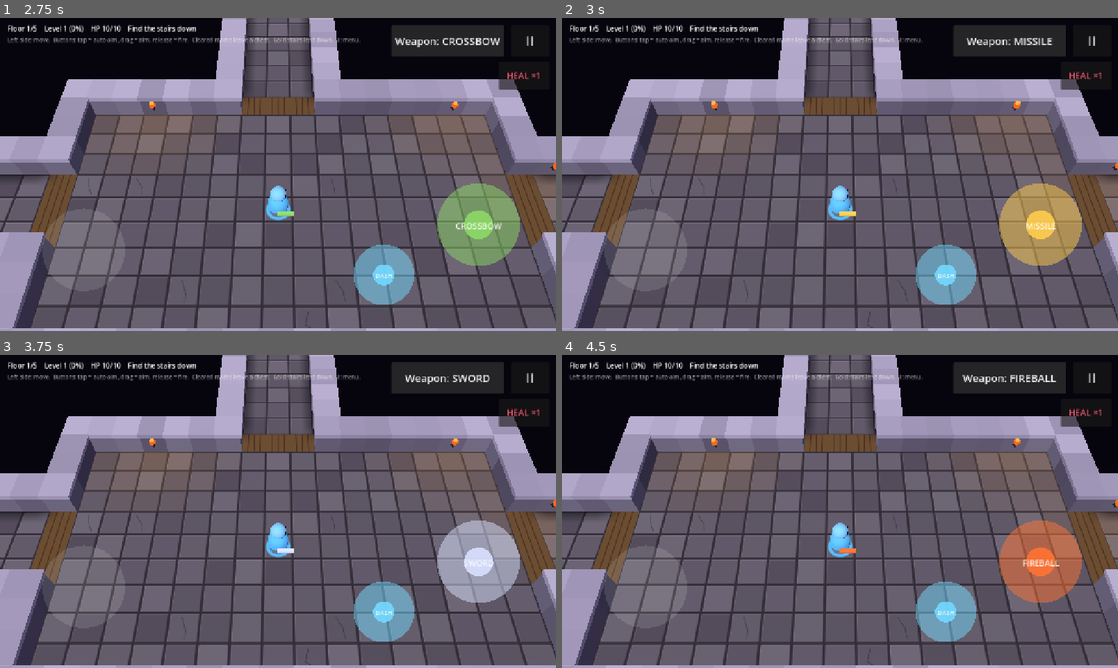
Above: before the commit, frames 1-4 (two rows, left to right).
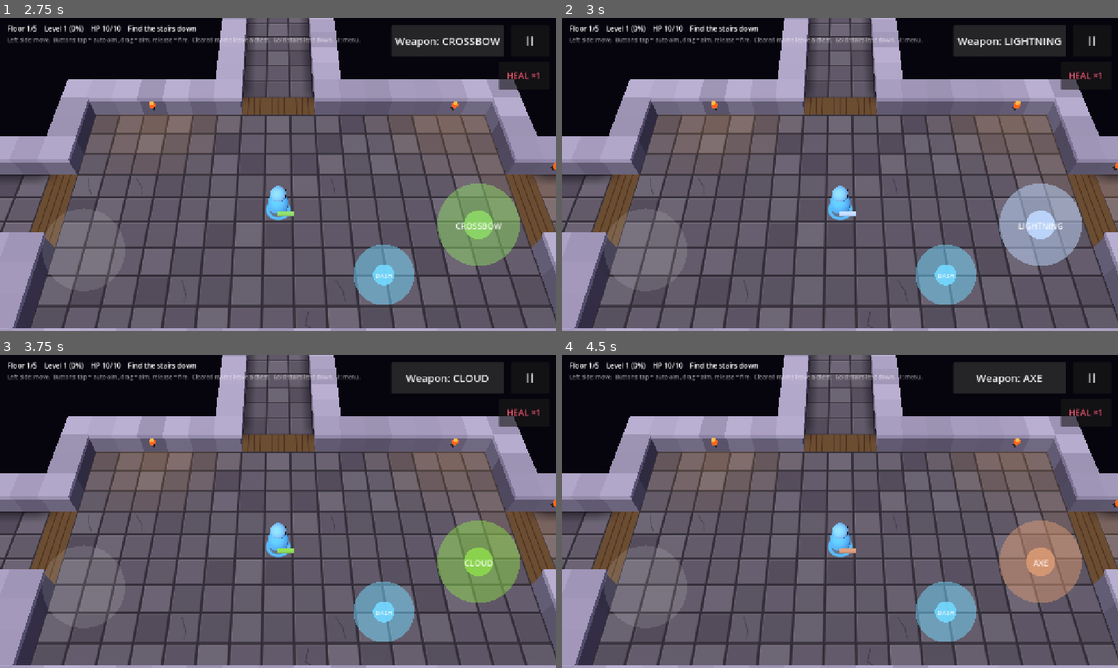
Above: after the commit, the same moments.

Repository: Zenb0t/toto
Game: Godot game, scene res://scenes/main.tscn
The game is run twice, just before and just after one commit, with the same random seed, the same clock (stepped at 60 frames per second) and the same inputs.
Inputs:
- Up to frame 1 (2.75 s): click "Weapon: MISSILE" at 0.5 s; click "Weapon: SWORD" at 1.25 s; click "Weapon: FIREBALL" at 2 s
- Up to frame 2 (3 s): click "Weapon: CROSSBOW" at 2.75 s
- Up to frame 3 (3.75 s): click "Weapon: MISSILE" (after the commit: "Weapon: LIGHTNING") at 3.5 s
- Up to frame 4 (4.5 s): click "Weapon: SWORD" (after the commit: "Weapon: CLOUD") at 4.25 s

Frame 1 is identical in both runs. In frame 2, 3.4% of the frame differs, in the area x 49-94%, y 6-80%; in frame 3, 3.4%; in frame 4, 3.4%.

Commit message:
Brawl Stars mechanics as Dungeon Crawl gear
Weapons: Lightning Bolt (pierces every enemy in its line and bounces off a
wall, like Rico), Mephitic Cloud (lobbed, leaves a lingering poison cloud,
like Emz) and Battleaxe (a long wind-up and a wide, crushing sweep, like
Frank). Utility: Lesser Beckoning (drags the first enemy it hits to where
it was cast and interrupts its attack, like Gene). Shots gain piercing,
bouncing, clouds and pulls; the projectile carries them out.

New monsters carry them: necromancers (human, Mephitic Cloud) and deep elf
mages (Lightning Bolt); ogres swing battleaxes. Lightning's range stays
inside sight, so nothing hits from the dark.

Co-Authored-By: Claude Opus 5.5 <noreply@anthropic.com>
Claude-Session: https://claude.ai/code/session_015ZGKCCJdA1nx2f1Xhpqp12

Diff:
--- a/scripts/actors/enemy.gd
+++ b/scripts/actors/enemy.gd
@@ -32,6 +32,9 @@
 const REPATH_SECONDS := 0.4
 ## How close to a path point counts as reaching it, in pixels.
 const WAYPOINT_REACHED := 6.0
+## How fast a pulled enemy is dragged, and how far from the pull's point it stops.
+const PULL_SPEED := 900.0
+const PULL_STOP_GAP := 8.0
 
 var health := Health.new(DEFAULT_MAX_HEALTH)
 ## What kind of monster this is. Set with become() before it joins the world.
@@ -51,6 +54,8 @@
 var _strafe_sign := 1.0
 var _path := PackedVector2Array()
 var _repath_left := 0.0
+var _pull_velocity := Vector2.ZERO
+var _pull_time_left := 0.0
 var _slow_multiplier := 1.0
 var _slow_time_left := 0.0
 
@@ -106,8 +111,26 @@
 	return _slow_time_left > 0.0
 
 
+## Drags the enemy to just short of a point (Lesser Beckoning), cancelling the attack it was winding up.
+func pull_toward(point: Vector2) -> void:
+	var stop := point + point.direction_to(global_position) * (body_radius() + Player.RADIUS + PULL_STOP_GAP)
+	var travel := stop - global_position
+	_pull_velocity = travel.normalized() * PULL_SPEED
+	_pull_time_left = travel.length() / PULL_SPEED
+	_wielder.interrupt()
+
+
+func is_being_pulled() -> bool:
+	return _pull_time_left > 0.0
+
+
 func _physics_process(delta: float) -> void:
 	_slow_time_left = maxf(_slow_time_left - delta, 0.0)
+	if is_being_pulled():
+		_pull_time_left -= delta
+		velocity = _pull_velocity
+		move_and_slide()
+		return
 	# A slowed enemy's own clock runs slow: it moves, winds up and recovers at a fraction of its pace.
 	var pace := _slow_multiplier if is_slowed() else 1.0
 	_release(_wielder.advance(delta * pace, global_position))
--- a/scripts/actors/player.gd
+++ b/scripts/actors/player.gd
@@ -172,8 +172,11 @@
 	health.heal(effect.heal_amount)
 	if effect.blink_offset != Vector2.ZERO:
 		move_and_collide(effect.blink_offset)
+	# What a utility lets out starts at its user; shots, like a weapon's, just in front of the body.
 	for attack: Variant in effect.attacks:
 		attack.origin = global_position
+		if attack is Shot:
+			attack.origin += attack.direction * Weapon.MUZZLE_DISTANCE
 	_release(effect.attacks)
 	if effect.haste_seconds > 0.0:
 		_haste_multiplier = effect.haste_multiplier
--- /dev/null
+++ b/scripts/actors/poison_cloud.gd
@@ -0,0 +1,50 @@
+class_name PoisonCloud
+extends Node2D
+## A lingering cloud of poison (Dungeon Crawl's Mephitic Cloud): every foe inside it takes damage at
+## intervals until it dissipates. The player's clouds hurt enemies; enemies' clouds hurt the player.
+
+const TICK_SECONDS := 0.6
+const COLOR := Color(0.55, 0.85, 0.3)
+const PUFFS := 7
+
+var _radius: float
+var _damage: int
+var _seconds: float
+var _hurts_player: bool
+var _elapsed := 0.0
+var _until_tick := 0.0
+
+
+func _init(radius: float, damage: int, seconds: float, hurts_player: bool) -> void:
+	_radius = radius
+	_damage = damage
+	_seconds = seconds
+	_hurts_player = hurts_player
+
+
+func _physics_process(delta: float) -> void:
+	_elapsed += delta
+	_until_tick -= delta
+	if _until_tick <= 0.0:
+		_until_tick = TICK_SECONDS
+		_hurt_foes_inside()
+	if _elapsed >= _seconds:
+		queue_free()
+	queue_redraw()
+
+
+func _hurt_foes_inside() -> void:
+	var foes := Player.GROUP if _hurts_player else Enemy.GROUP
+	for foe: Node2D in get_tree().get_nodes_in_group(foes):
+		if HitShapes.in_circle(global_position, _radius + foe.body_radius(), foe.global_position):
+			foe.take_damage(_damage)
+
+
+## Puffs that drift around the middle and thin out as the cloud dissipates.
+func _draw() -> void:
+	var left := clampf(1.0 - _elapsed / _seconds, 0.0, 1.0)
+	draw_circle(Vector2.ZERO, _radius, Color(COLOR, 0.18 * left))
+	for i in PUFFS:
+		var angle := TAU * i / PUFFS + _elapsed * 0.6
+		var center := Vector2.from_angle(angle) * _radius * (0.45 + 0.1 * sin(_elapsed * 2.0 + i))
+		draw_circle(center, _radius * 0.42, Color(COLOR, 0.16 * left))
--- a/scripts/actors/projectile.gd
+++ b/scripts/actors/projectile.gd
@@ -2,7 +2,9 @@
 extends Area2D
 ## Flies a Shot straight until it hits something or runs out of range.
 ## A plain shot damages what it hits; an explosive shot bursts into an Explosion instead.
-## A lobbed shot arcs over everything and bursts where it lands.
+## A lobbed shot arcs over everything and bursts (or leaves its poison cloud) where it lands.
+## A piercing shot passes through foes, hitting each once; a bouncing one glances off walls; a pulling one
+## drags the first foe it hits back to where it was fired from.
 ## On the 2D plane (the floor) it draws only its shadow; the 3D view draws the shot itself, height() up.
 
 ## How high a lob arcs, relative to how far it travels, and never higher than LOB_MAX_HEIGHT.
@@ -17,6 +19,9 @@
 var _shot: Shot
 var _time_left := 0.0
 var _spent := false
+var _bounces_left := 0
+var _last_step := Vector2.ZERO
+var _already_hit := {}  # foe instance id -> true
 
 
 func _ready() -> void:
@@ -28,6 +33,7 @@
 	_shot = shot
 	position = shot.origin
 	_time_left = shot.lifetime()
+	_bounces_left = shot.bounces
 	if shot.lobbed:
 		collision_mask = 0
 	else:
@@ -44,7 +50,8 @@
 
 
 func _physics_process(delta: float) -> void:
-	position += _shot.direction * _shot.speed * delta
+	_last_step = _shot.direction * _shot.speed * delta
+	position += _last_step
 	_time_left -= delta
 	if _time_left <= 0.0:
 		_finish()
@@ -65,9 +72,33 @@
 
 
 func _on_body_entered(body: Node2D) -> void:
-	if not _shot.explodes() and body.has_method("take_damage"):
+	if not body.has_method("take_damage"):
+		_hit_wall()
+		return
+	if _spent or _already_hit.has(body.get_instance_id()):
+		return
+	_already_hit[body.get_instance_id()] = true
+	if _shot.pulls and body.has_method("pull_toward"):
+		body.pull_toward(_shot.origin)
+	elif not _shot.explodes():
 		body.take_damage(_shot.damage)
-	_finish()
+	if not _shot.pierces:
+		_finish()
+
+
+## Glances off the wall while it has bounces left, otherwise stops there.
+func _hit_wall() -> void:
+	if _bounces_left <= 0:
+		_finish()
+		return
+	var query := PhysicsRayQueryParameters2D.create(
+		global_position - _last_step * 2.0, global_position + _shot.direction * _shot.size * 2.0, WALL_LAYER_BIT)
+	var contact := get_world_2d().direct_space_state.intersect_ray(query)
+	var normal: Vector2 = contact.normal if not contact.is_empty() else -_shot.direction
+	_bounces_left -= 1
+	_shot.direction = _shot.direction.bounce(normal).normalized()
+	if not contact.is_empty():
+		global_position = contact.position + normal * (_shot.size + 2.0)
 
 
 ## A shot can touch a wall and an enemy in the same frame: only the first contact counts.
@@ -79,4 +110,8 @@
 		var explosion := Explosion.new(_shot.blast_radius, _shot.damage, _shot.color)
 		explosion.position = position
 		get_parent().add_child.call_deferred(explosion)
+	if _shot.leaves_cloud():
+		var cloud := PoisonCloud.new(_shot.cloud_radius, _shot.damage, _shot.cloud_seconds, _shot.hurts_player)
+		cloud.position = position
+		get_parent().add_child.call_deferred(cloud)
 	queue_free()
--- a/scripts/combat/shot.gd
+++ b/scripts/combat/shot.gd
@@ -16,6 +16,15 @@
 var lobbed := false
 ## Enemies' shots hurt the player; the player's hurt enemies. (A blast hurts everyone either way.)
 var hurts_player := false
+## A piercing shot passes through whoever it hits (hitting each once) and only stops at walls.
+var pierces := false
+## How many times the shot bounces off walls before it stops.
+var bounces := 0
+## Above zero, where the shot ends a poison cloud lingers for this long (see PoisonCloud).
+var cloud_seconds := 0.0
+var cloud_radius := 0.0
+## A pulling shot drags the first foe it hits back to where it was fired from.
+var pulls := false
 var size := DEFAULT_SIZE
 var color := DEFAULT_COLOR
 
@@ -35,3 +44,7 @@
 
 func explodes() -> bool:
 	return blast_radius > 0.0
+
+
+func leaves_cloud() -> bool:
+	return cloud_seconds > 0.0
--- a/scripts/combat/wielder.gd
+++ b/scripts/combat/wielder.gd
@@ -51,6 +51,12 @@
 	return weapon.attacks(origin, _direction, _aim_distance)
 
 
+## Cancels an attack being wound up (being yanked off your feet does that). The cooldown stays spent.
+func interrupt() -> void:
+	_winding_up = false
+	_target = null
+
+
 func is_winding_up() -> bool:
 	return _winding_up
 
--- a/scripts/dungeon/dungeon_map_parser.gd
+++ b/scripts/dungeon/dungeon_map_parser.gd
@@ -5,7 +5,8 @@
 ##   P  player spawn (on floor)     >  exit (on floor; optional)     *  an item lying on the floor
 ##   ~  deep water (blocks walking, not sight or shots)     L  lava (walkable, burns)
 ##   Enemy spawns (on floor), by monster (see Bestiary):  k kobold  g goblin  a goblin archer  s bandit
-##   w apprentice  c crossbowman  f pyromancer  o orc  W orc wizard  d dwarf  O ogre
+##   w apprentice  c crossbowman  f pyromancer  n necromancer  o orc  W orc wizard  d dwarf
+##   e deep elf mage  O ogre
 
 const WALL := "#"
 const FLOOR := "."
--- a/scripts/dungeon/generation/dungeon_difficulty.gd
+++ b/scripts/dungeon/generation/dungeon_difficulty.gd
@@ -15,11 +15,11 @@
 	["k", "k", "g", "s"],
 	["k", "g", "a", "s", "w"],
 	["g", "a", "s", "w", "c", "o"],
-	["s", "c", "a", "o", "o", "f"],
-	["o", "c", "f", "W", "d"],
-	["o", "W", "d", "d", "f", "c"],
-	["o", "W", "d", "O", "f"],
-	["W", "d", "O", "O", "o"],
+	["s", "c", "a", "o", "o", "f", "n"],
+	["o", "c", "f", "W", "d", "n"],
+	["o", "W", "d", "d", "e", "n"],
+	["o", "W", "d", "O", "e"],
+	["W", "d", "O", "O", "e", "o"],
 ]
 
 
--- /dev/null
+++ b/scripts/equipment/battleaxe.gd
@@ -0,0 +1,19 @@
+class_name Battleaxe
+extends Sword
+## A heavy two-handed axe, swung like Frank's hammer in Brawl Stars: a long wind-up, then a wide, crushing
+## sweep. Slow to use, so timing it is everything.
+
+
+func _init() -> void:
+	super()
+	id = "battleaxe"
+	display_name = "Battleaxe"
+	description = "A slow, wide and crushing swing."
+	button_label = "AXE"
+	color = Color(0.85, 0.6, 0.45)
+	cooldown = 1.3
+	windup = 0.35
+	reach = 85.0
+	arc_degrees = 180.0
+	damage = 4
+	sweep_seconds = 0.25
--- /dev/null
+++ b/scripts/equipment/beckoning.gd
@@ -0,0 +1,44 @@
+class_name Beckoning
+extends Utility
+## Dungeon Crawl's Lesser Beckoning, thrown like Gene's magic hand in Brawl Stars: a quick bolt that drags
+## the first enemy it touches back to where it was cast, interrupting whatever it was about to do.
+
+var shot_speed := 700.0
+var shot_range := 320.0
+
+
+func _init() -> void:
+	id = "beckoning"
+	display_name = "Lesser Beckoning"
+	description = "Pulls the first enemy it hits to you."
+	button_label = "BECKON"
+	color = Color(0.95, 0.6, 0.95)
+	cooldown = 5.0
+
+
+func knobs() -> Array[Knob]:
+	var result: Array[Knob] = [
+		Knob.new("shot_speed", "Shot speed", 200, 1500, 10),
+		Knob.new("shot_range", "Range", 100, 800, 10),
+	]
+	result.append_array(super.knobs())
+	return result
+
+
+## The shot starts at its user, who sets its origin (see Player).
+func activate(direction: Vector2) -> UtilityEffect:
+	var shot := Shot.new(Vector2.ZERO, direction, shot_speed, 0, shot_range)
+	shot.pulls = true
+	shot.size = 6.0
+	shot.color = color
+	var effect := UtilityEffect.new()
+	effect.attacks = [shot]
+	return effect
+
+
+func aim_range() -> float:
+	return shot_range
+
+
+func aim_shape() -> AimShape:
+	return AimShape.line(shot_range)
--- /dev/null
+++ b/scripts/equipment/lightning_bolt.gd
@@ -0,0 +1,47 @@
+class_name LightningBolt
+extends Weapon
+## Dungeon Crawl's Lightning Bolt, shot like Rico's bullets in Brawl Stars: a fast bolt that passes
+## through every enemy in its line and bounces off a wall, so it rewards lining foes up and banking shots.
+
+var shot_speed := 620.0
+var shot_range := 480.0
+var damage := 1
+var bounces := 1
+
+
+func _init() -> void:
+	id = "lightning_bolt"
+	display_name = "Lightning Bolt"
+	description = "Passes through every enemy in its line and bounces off walls."
+	button_label = "LIGHTNING"
+	color = Color(0.75, 0.85, 1.0)
+	cooldown = 1.1
+	windup = 0.15
+
+
+func knobs() -> Array[Knob]:
+	var result := super.knobs()
+	result.append_array([
+		Knob.new("shot_speed", "Shot speed", 200, 1500, 10),
+		Knob.new("shot_range", "Range", 100, 1200, 10),
+		Knob.new("damage", "Damage", 1, 5, 1),
+		Knob.new("bounces", "Bounces", 0, 4, 1),
+	])
+	return result
+
+
+func attacks(origin: Vector2, direction: Vector2, _aim_distance: float) -> Array:
+	var shot := Shot.new(Weapon.muzzle(origin, direction), direction, shot_speed, damage, shot_range)
+	shot.pierces = true
+	shot.bounces = bounces
+	shot.size = 4.0
+	shot.color = color
+	return [shot]
+
+
+func aim_range() -> float:
+	return shot_range
+
+
+func aim_shape() -> AimShape:
+	return AimShape.line(shot_range)
--- /dev/null
+++ b/scripts/equipment/mephitic_cloud.gd
@@ -0,0 +1,63 @@
+class_name MephiticCloud
+extends Weapon
+## Dungeon Crawl's Mephitic Cloud, thrown like Emz's spray zones: lobbed over walls like the fireball, it
+## leaves a poison cloud that keeps hurting enemies inside it for a while. Doesn't hurt the thrower.
+
+var shot_speed := 320.0
+var shot_range := 380.0
+var damage := 1
+var cloud_radius := 75.0
+var cloud_seconds := 3.0
+## Above 1, short drags land closer to the player (see Fireball).
+var aim_curve := 2.0
+
+
+func _init() -> void:
+	id = "mephitic_cloud"
+	display_name = "Mephitic Cloud"
+	description = "Lobbed; leaves a poison cloud that hurts enemies inside it."
+	button_label = "CLOUD"
+	color = Color(0.55, 0.85, 0.3)
+	cooldown = 1.8
+	windup = 0.2
+
+
+func knobs() -> Array[Knob]:
+	var result := super.knobs()
+	result.append_array([
+		Knob.new("shot_range", "Max range", 100, 1000, 10),
+		Knob.new("damage", "Damage per tick", 1, 3, 1),
+		Knob.new("cloud_radius", "Cloud radius", 20, 200, 5),
+		Knob.new("cloud_seconds", "Cloud time (s)", 0.5, 8.0, 0.1),
+	])
+	return result
+
+
+func attacks(origin: Vector2, direction: Vector2, aim_distance: float) -> Array:
+	var shot := Shot.new(origin, direction, shot_speed, damage, clampf(aim_distance, 0.0, shot_range))
+	shot.lobbed = true
+	shot.cloud_seconds = cloud_seconds
+	shot.cloud_radius = cloud_radius
+	shot.size = 8.0
+	shot.color = color
+	return [shot]
+
+
+func aim_range() -> float:
+	return shot_range
+
+
+func aim_distance(strength: float) -> float:
+	return shot_range * pow(clampf(strength, 0.0, 1.0), aim_curve)
+
+
+func needs_line_of_sight() -> bool:
+	return false
+
+
+func ideal_distance() -> float:
+	return aim_range() * 0.7
+
+
+func aim_shape() -> AimShape:
+	return AimShape.lob(shot_range, cloud_radius)
--- a/scripts/monsters/bestiary.gd
+++ b/scripts/monsters/bestiary.gd
@@ -1,7 +1,8 @@
 class_name Bestiary
 extends RefCounted
 ## Every monster in the dungeon. Like Dungeon Crawl's early floors: quick, weak kobolds and goblins first,
-## humans, then orcs and their wizards, slow and sturdy dwarves, and ogres that hit very hard.
+## humans and their necromancers, then orcs and their wizards, slow and sturdy dwarves, deep elf mages
+## casting lightning, and ogres swinging battleaxes.
 
 const KOBOLD_COLOR := Color(0.78, 0.55, 0.3)
 const GOBLIN_COLOR := Color(0.5, 0.75, 0.3)
@@ -10,6 +11,8 @@
 const ORC_WIZARD_COLOR := Color(0.55, 0.4, 0.75)
 const DWARF_COLOR := Color(0.72, 0.42, 0.25)
 const OGRE_COLOR := Color(0.7, 0.66, 0.45)
+const NECROMANCER_COLOR := Color(0.55, 0.5, 0.6)
+const DEEP_ELF_COLOR := Color(0.55, 0.6, 0.9)
 
 
 static func all() -> Array[Monster]:
@@ -22,10 +25,12 @@
 		Monster.new("apprentice", "Apprentice", "w", "wand", 3, 1.0, 1.0, 0, "human", HUMAN_COLOR),
 		Monster.new("crossbowman", "Crossbowman", "c", "crossbow", 3, 1.0, 1.0, 0, "human", HUMAN_COLOR),
 		Monster.new("pyromancer", "Pyromancer", "f", "fireball", 3, 1.0, 1.0, 0, "human", HUMAN_COLOR),
+		Monster.new("necromancer", "Necromancer", "n", "mephitic_cloud", 4, 0.95, 1.0, 0, "human", NECROMANCER_COLOR),
 		Monster.new("orc", "Orc", "o", "sword", 5, 1.0, 1.15, 0, "orc", ORC_COLOR),
 		Monster.new("orc_wizard", "Orc wizard", "W", "fireball", 4, 0.95, 1.1, 0, "orc", ORC_WIZARD_COLOR),
 		Monster.new("dwarf", "Dwarf", "d", "crossbow", 8, 0.7, 0.95, 0, "dwarf", DWARF_COLOR),
-		Monster.new("ogre", "Ogre", "O", "sword", 14, 0.6, 1.6, 2, "ogre", OGRE_COLOR),
+		Monster.new("deep_elf_mage", "Deep elf mage", "e", "lightning_bolt", 5, 1.05, 0.95, 0, "elf", DEEP_ELF_COLOR),
+		Monster.new("ogre", "Ogre", "O", "battleaxe", 14, 0.6, 1.6, 1, "ogre", OGRE_COLOR),
 	]
 
 
--- a/scripts/tuning/game_tuning.gd
+++ b/scripts/tuning/game_tuning.gd
@@ -25,11 +25,14 @@
 
 ## Every weapon, in the order the quick switch cycles through them.
 static func weapons() -> Array[Weapon]:
-	return [MagicMissile.new(), Sword.new(), Fireball.new(), Crossbow.new()]
+	return [
+		MagicMissile.new(), Sword.new(), Fireball.new(), Crossbow.new(), LightningBolt.new(), MephiticCloud.new(),
+		Battleaxe.new(),
+	]
 
 
 static func utilities() -> Array[Utility]:
-	return [Dash.new(), Shield.new(), Blink.new(), FrostNova.new()]
+	return [Dash.new(), Shield.new(), Blink.new(), FrostNova.new(), Beckoning.new()]
 
 
 ## Every potion, in the order the potion belt shows them.
--- a/scripts/view3d/models/character_model.gd
+++ b/scripts/view3d/models/character_model.gd
@@ -44,7 +44,7 @@
 
 func _add_race_feature(race: String, head_center: Vector3, body_color: Color) -> void:
 	match race:
-		"kobold", "goblin":
+		"kobold", "goblin", "elf":
 			for side: float in [-1.0, 1.0]:
 				var ear := ModelParts.part(ModelParts.box(Vector3(0.26, 0.07, 0.1)), body_color.darkened(0.15),
 					head_center + Vector3(side * HEAD_RADIUS * 1.05, HEAD_RADIUS * 0.3, 0))
--- /dev/null
+++ b/tests/integration/test_special_shots.gd
@@ -0,0 +1,97 @@
+extends GutTest
+## Lightning bolts pierce and bounce, poison clouds linger, and beckoning pulls.
+
+const ENEMY_SCENE := preload("res://scenes/enemy.tscn")
+const PROJECTILE_SCENE := preload("res://scenes/projectile.tscn")
+const WALL_LAYER_BIT := 1
+
+
+func _enemy_at(position: Vector2) -> Enemy:
+	var enemy: Enemy = ENEMY_SCENE.instantiate()
+	enemy.position = position
+	add_child_autofree(enemy)
+	return enemy
+
+
+func _wall_at(position: Vector2, size: Vector2) -> void:
+	var wall := StaticBody2D.new()
+	wall.collision_layer = WALL_LAYER_BIT
+	var shape := CollisionShape2D.new()
+	var rectangle := RectangleShape2D.new()
+	rectangle.size = size
+	shape.shape = rectangle
+	wall.add_child(shape)
+	wall.position = position
+	add_child_autofree(wall)
+
+
+func _fire(shot: Shot) -> void:
+	var projectile: Projectile = PROJECTILE_SCENE.instantiate()
+	projectile.launch(shot)
+	add_child_autofree(projectile)
+
+
+func _bolt(from: Vector2, direction: Vector2) -> Shot:
+	var weapon := LightningBolt.new()
+	weapon.shot_speed = 1000.0
+	return weapon.attacks(from, direction, 0.0)[0]
+
+
+func test_a_lightning_bolt_hurts_every_enemy_in_its_line() -> void:
+	var first := _enemy_at(Vector2(100, 0))
+	var second := _enemy_at(Vector2(200, 0))
+	await wait_physics_frames(1)
+
+	_fire(_bolt(Vector2.ZERO, Vector2.RIGHT))
+	await wait_seconds(0.4)
+
+	assert_lt(first.health.current, first.health.maximum)
+	assert_lt(second.health.current, second.health.maximum)
+
+
+func test_a_lightning_bolt_hits_each_enemy_only_once() -> void:
+	var enemy := _enemy_at(Vector2(100, 0))
+	await wait_physics_frames(1)
+
+	_fire(_bolt(Vector2.ZERO, Vector2.RIGHT))
+	await wait_seconds(0.6)
+
+	assert_eq(enemy.health.current, enemy.health.maximum - LightningBolt.new().damage)
+
+
+func test_a_lightning_bolt_bounces_off_a_wall_and_comes_back() -> void:
+	_wall_at(Vector2(150, 0), Vector2(20, 300))
+	var behind := _enemy_at(Vector2(-80, 0))
+	await wait_physics_frames(1)
+
+	_fire(_bolt(Vector2.ZERO, Vector2.RIGHT))
+	await wait_seconds(0.5)
+
+	assert_lt(behind.health.current, behind.health.maximum)
+
+
+func test_a_poison_cloud_keeps_hurting_enemies_inside_it_then_dissipates() -> void:
+	var inside := _enemy_at(Vector2(20, 0))
+	inside.set_physics_process(false)
+	var outside := _enemy_at(Vector2(300, 0))
+	var cloud := PoisonCloud.new(60.0, 1, 1.0, false)
+	add_child(cloud)
+
+	await wait_seconds(PoisonCloud.TICK_SECONDS * 1.5)
+	assert_eq(inside.health.current, inside.health.maximum - 2, "a tick at once, then another")
+	assert_eq(outside.health.current, outside.health.maximum)
+	await wait_seconds(1.0)
+	assert_false(is_instance_valid(cloud))
+
+
+func test_beckoning_pulls_an_enemy_to_the_caster() -> void:
+	var enemy := _enemy_at(Vector2(250, 0))
+	await wait_physics_frames(1)
+	var shot: Shot = Beckoning.new().activate(Vector2.RIGHT).attacks[0]
+	shot.origin = Vector2.ZERO
+
+	_fire(shot)
+	await wait_seconds(0.8)
+
+	assert_lt(enemy.position.x, 60.0)
+	assert_eq(enemy.health.current, enemy.health.maximum, "pulled, not hurt")
--- a/tests/unit/test_bestiary.gd
+++ b/tests/unit/test_bestiary.gd
@@ -41,9 +41,13 @@
 
 func test_ogres_are_huge_and_hit_hard() -> void:
 	var ogre := Bestiary.by_id("ogre")
+	var tuning := GameTuning.create()
+	var bandit_hit: int = GameTuning.weapon(tuning, Bestiary.by_id("bandit").weapon_id).damage
+
+	var ogre_hit: int = GameTuning.weapon(tuning, ogre.weapon_id).damage + ogre.damage_bonus
 
 	assert_gt(ogre.size, 1.4)
-	assert_gt(ogre.damage_bonus, 0)
+	assert_gt(ogre_hit, bandit_hit)
 
 
 func test_unknown_ids_fall_back_to_a_bandit() -> void:
--- a/tests/unit/test_dungeon_map_parser.gd
+++ b/tests/unit/test_dungeon_map_parser.gd
@@ -69,7 +69,9 @@
 
 
 func test_every_monster_letter_is_read_as_an_enemy() -> void:
-	var map := _parser.parse("#".repeat(14) + "\n#P" + "".join(Bestiary.letters()) + "#\n" + "#".repeat(14))
+	var letters := "".join(Bestiary.letters())
+	var wall := "#".repeat(letters.length() + 3)
+	var map := _parser.parse(wall + "\n#P" + letters + "#\n" + wall)
 
 	assert_eq(map.enemy_spawns.size(), Bestiary.all().size())
 
--- a/tests/unit/test_utilities.gd
+++ b/tests/unit/test_utilities.gd
@@ -58,3 +58,12 @@
 
 	assert_eq(shape.length, 0.0)
 	assert_eq(shape.end_radius, FrostNova.new().radius)
+
+
+func test_beckoning_throws_a_harmless_pulling_bolt_toward_the_aim() -> void:
+	var effect := Beckoning.new().activate(Vector2(0, 2))
+
+	var shot: Shot = effect.attacks[0]
+	assert_true(shot.pulls)
+	assert_eq(shot.damage, 0)
+	assert_eq(shot.direction, Vector2.DOWN)
--- a/tests/unit/test_weapons.gd
+++ b/tests/unit/test_weapons.gd
@@ -124,3 +124,33 @@
 	dash.dash_duration = 0.2
 
 	assert_eq(dash.aim_range(), 120.0)
+
+
+func test_a_lightning_bolt_pierces_and_bounces() -> void:
+	var bolt: Shot = LightningBolt.new().attacks(Vector2.ZERO, Vector2.RIGHT, 0.0)[0]
+
+	assert_true(bolt.pierces)
+	assert_gt(bolt.bounces, 0)
+
+
+func test_a_mephitic_cloud_is_lobbed_where_aimed_and_leaves_a_cloud() -> void:
+	var weapon := MephiticCloud.new()
+
+	var shot: Shot = weapon.attacks(Vector2.ZERO, Vector2.UP, 200.0)[0]
+
+	assert_true(shot.lobbed)
+	assert_true(shot.leaves_cloud())
+	assert_eq(shot.travel_range, 200.0)
+	assert_false(shot.explodes())
+	assert_false(weapon.needs_line_of_sight())
+
+
+func test_a_battleaxe_hits_harder_and_wider_than_a_sword_but_slower() -> void:
+	var axe := Battleaxe.new()
+	var sword := Sword.new()
+
+	assert_gt(axe.damage, sword.damage)
+	assert_gt(axe.arc_degrees, sword.arc_degrees)
+	assert_gt(axe.cooldown, sword.cooldown)
+	assert_gt(axe.windup, sword.windup)
+	assert_ne(axe.id, sword.id)
Not shown, added: scripts/actors/poison_cloud.gd.uid
Not shown, added: scripts/equipment/battleaxe.gd.uid
Not shown, added: scripts/equipment/beckoning.gd.uid
Not shown, added: scripts/equipment/lightning_bolt.gd.uid
Not shown, added: scripts/equipment/mephitic_cloud.gd.uid
Not shown, added: tests/integration/test_special_shots.gd.uid
Not shown, changed: docs/design.md
